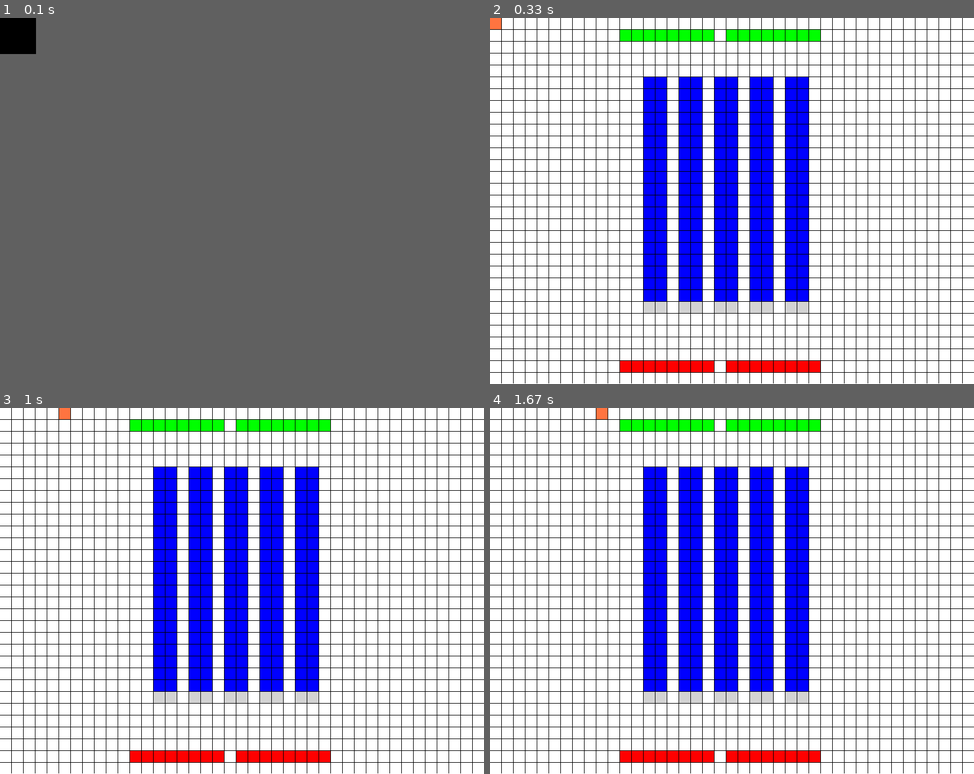
Above: before the commit, frames 1-4 (two rows, left to right).
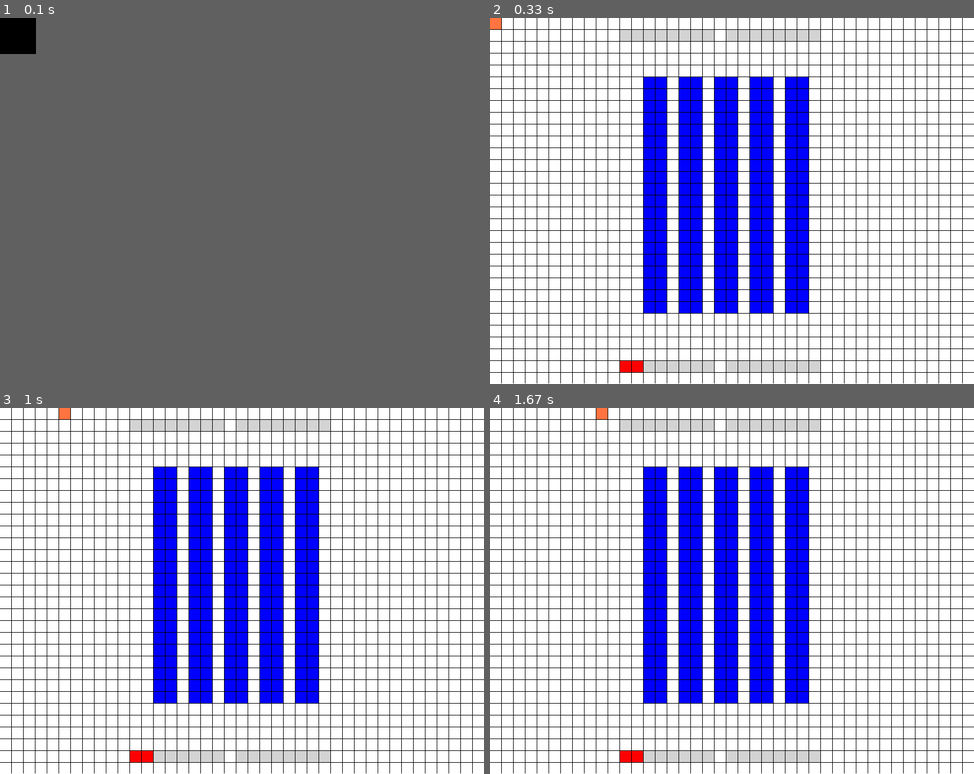
Above: after the commit, the same moments.

Repository: ironmann250/warehouse-simulator
Game: pygame game, started from interface.py
Two runs of this game, one before a commit and one after it. Both use one fixed random seed, a clock stepped at 60 frames per second and the inputs below.
Inputs:
- Up to frame 1 (0.1 s): no input
- Up to frame 2 (0.33 s): no input
- Up to frame 3 (1 s): hold Right 0.33-0.8 s; hold Up from 0.83 s (still down)
- Up to frame 4 (1.67 s): release Up at 1.13 s; hold Right 1.17-1.63 s

Frame 1 is identical in both runs. In frame 2, 2.9% of the frame differs, in the area x 26-69%, y 3-97%; in frame 3, 2.9%; in frame 4, 2.9%.

Commit message:
added conveyor belt mechanism

Diff:
--- a/config.py
+++ b/config.py
@@ -13,13 +13,13 @@
 
 INPUT=2
 INPUT_CONTAINERS=8
-INPUT_SPEED=15000 #milliseconds
+INPUT_SPEED=2000 #milliseconds
 INPUTS_COLOR=(0,255,0)
 
 
 OUTPUTS=2
 OUTPUT_CONTAINERS=8
-OUTPUT_SPEED=20000 #milliseconds
+OUTPUT_SPEED=1500 #milliseconds
 OUTPUTS_COLOR=(255,0,0)
 
 CRATES_WIDTH=2
--- a/interface.py
+++ b/interface.py
@@ -3,7 +3,7 @@
 from maze import Maze, MazeLocation, manhattan_distance,euclidean_distance
 from generic_search import dfs, bfs, node_to_path, astar, Node
 from typing import List, NamedTuple, Callable, Optional
-from simpleWarehouseManager import organize_crates
+from simpleWarehouseManager import organize_crates,get_updated_crates,update_grid,make_all_crates_empty
 #global vars
 from pygame.locals import (
 
@@ -134,18 +134,22 @@
         for i in range(config.INPUT):
             for j in range (config.INPUT_CONTAINERS):
 
-                self.grid[gridx][gridy]=[2,1] #put type and list location
+                self.grid[gridx][gridy]=[2,0] #put type and list location
                 gridx+=1
             gridx+=1 # skip a cell
 
-        # init inputs
+        # init outputs
         gridy=rows-1
         gridx=output_start_at
 
         for i in range(config.OUTPUTS):
             for j in range (config.OUTPUT_CONTAINERS):
-
-                self.grid[gridx][gridy]=[3,1] #put type and list location
+                if i==0 and j==0:
+                    self.grid[gridx][gridy]=[3,1] #put type and list location
+                elif i==0 and j==1:
+                    self.grid[gridx][gridy]=[3,1] #put type and list location
+                else:
+                    self.grid[gridx][gridy]=[3,0]
                 gridx+=1
             gridx+=1 # skip a cell
 
@@ -170,7 +174,7 @@
             crates_x_start_at+=(config.CRATES_WIDTH+1)
             gridx=crates_x_start_at
             gridy=crates_y_start_at
-        #print(self.crates)
+        #print(self.grid)
 
         self.init=False #stop init (only run at startup)
 
@@ -180,7 +184,7 @@
             c=0
             for col in rows:
                 if col[0]!=0:
-                    if col[1]!=0: #col[1] is NOT empty in case of empty crates,inputs and outputs
+                    if col[1]==1: #col[1] is NOT empty in case of empty crates,inputs and outputs
                         obj=None
                         if col[0]==1:
                             obj=Container(config.CRATES_COLOR,self.get_cell_coordinate(r,c))
@@ -280,11 +284,28 @@
 
     def remove_from_output(self):
         #look for outputs on grid and empty the first full one
-        for row in self.grid:
-            for col in row:
-                if col[0]==3 and col[1]==1:
-                    col[1]=0
-                    return
+        outputs=[]
+        for r,row in enumerate(self.grid):
+            for c,col in enumerate(row):
+                if col[0]==3:
+                    outputs.append([r,c,col[1]])
+                #and col[1]==1:
+                #     col[1]=1
+                #     break
+
+        for i,crate in enumerate(outputs):
+            if i==0:
+                r1,c1,state1=crate
+                self.grid[r1][c1][1]=0
+                continue
+            r1,c1,state1=crate
+            r2,c2,state2=outputs[i-1]
+
+            #self.grid[r1][c1][1]=state2
+            self.grid[r1][c1][1]=state2
+
+
+
 
     def add_to_input(self):
         #look for inputs on grid and fill the first empty one
@@ -358,8 +379,9 @@
 
     def execute_instruction(self):
         if self.instruction_counter>=len(config.INSTRUCTIONS):
-            self.grid=organize_crates(self.grid.copy(),self.crates.copy())
-
+            #self.grid=organize_crates(self.grid.copy(),self.crates.copy()).copy()
+            #empt=make_all_crates_empty(self.crates.copy())
+            #get_updated_crates(update_grid(self.grid,empt),self.crates)
             return None
         start,end,action=config.INSTRUCTIONS[self.instruction_counter]
         if len(self.path)>0: #let path finish
--- a/simpleWarehouseManager.py
+++ b/simpleWarehouseManager.py
@@ -36,21 +36,22 @@
         for l,length in enumerate(group):
             for w,width in enumerate(length):
                 row,column,status=crates[g][l][w]
+                tot_crate+=status
+                #print(crates[g][l][w], grid[row][column])
+                crates[g][l][w][2]=grid[row][column][1]
                 if grid[row][column][1] == 1:
                     total_crates+=1
                     tot_grid+=1
-                tot_crate+=status
-                print(crates[g][l][w], grid[row][column])
-                crates[g][l][w][2]=grid[row][column][1]
     print (tot_grid,tot_crate)
-    return total_crates,crates
+    #return total_crates,crates
 
 def update_grid(grid,crates):
     for g,group in enumerate(crates):
         for l,length in enumerate(group):
             for w,width in enumerate(length):
                 row,column,status=crates[g][l][w]
-                grid[row][column]=[1,status]
+                grid[row][column][1]=status
+                #print (status)
                 #print(grid[row][column],crates[g][l][w])
     return grid #is it needed since we will work on self.grid?
 
@@ -58,8 +59,9 @@
     for g,group in enumerate(crates):
         for l,length in enumerate(group):
             for w,width in enumerate(length):
-                crates[g][l][w][2]=0
-                #print (crates[g][l][w])
+                #crates[g][l][w][2]=0
+                width[2]=0
+                #print (width)
     return crates
 
 
@@ -68,14 +70,14 @@
     #reoraganize crates
     #put all crates near outputs
     #crates are given through the updated crates
-    total_crates,crates=get_updated_crates(grid.copy(),crates.copy())
+    #total_crates,crates=get_updated_crates(grid.copy(),crates.copy())
     empty_crates=make_all_crates_empty(crates.copy())
     groups=config.CRATES_GROUPS
     tot_length=config.CRATES_LENGTH
     tot_width=config.CRATES_WIDTH
     #print("###########################################")
     #print (update_grid(grid.copy(),empty_crates.copy()))
-    return update_grid(grid.copy(),crates.copy())
+    return update_grid(grid.copy(),empty_crates.copy()).copy()
     #populate low first
     #meaning loop is Length, width then Group, length=length-1
     for length in range(tot_length-1,-1,-1):
